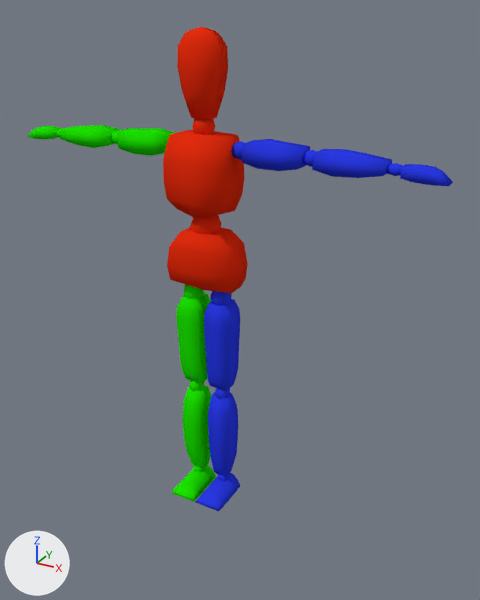
The Blender file Assets/Models/motodachi.blend as it was, and as the next commit left it.
The view is the same before and after, from a camera (50 mm lens) standing at (1.007, -1.621, 1.547) and looking at (0.096, 0.035, 0.719). The lights are fixed; the arrows at lower left show +X, +Y and +Z.
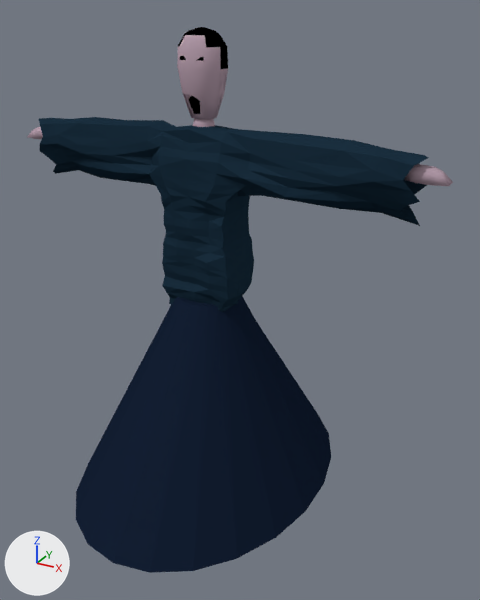
Boxes (x1, y1, x2, y2) around the edits, measured in the pictures (480 x 600 px; the box of a moved part takes in the faces that stretch with it):
'Circle', added (blue): after (76, 296, 331, 573)
'Cube', recoloured (red to grey): (27, 27, 453, 511) in both
'Cube.001', added (blue): after (39, 117, 429, 312)
part 1 of me_cube_001, deleted: before (110, 128, 317, 391)
part 2 of me_cube_001, moved or reshaped: before (312, 149, 453, 186); after (404, 164, 453, 186)
part 3 of me_cube_001, cut back: before (183, 385, 238, 478)
part 4 of me_cube_001, moved or reshaped: (177, 35, 220, 119) in both
part 5 of me_cube_001, moved or reshaped: before (27, 125, 119, 148); after (27, 127, 43, 139)
part 6 of me_cube_001, recoloured (blue): before (195, 163, 403, 511)
part 7 of me_cube_001, recoloured (green): before (56, 128, 216, 502)
part 8 of me_cube_001, recoloured (red to grey): (179, 48, 228, 127) in both
part 9 of me_cube_001, recoloured (red to black): (184, 27, 228, 70) in both

Patch to the scene script:
```diff
--- a/Assets/Models/motodachi.blend.py
+++ b/Assets/Models/motodachi.blend.py
@@ mat_blue @@
 mat_blue = diffuse_material('Blue')
-mat_blue.base_color = (0.0242, 0.0433, 0.8)  # blue #2b3be7
+mat_blue.base_color = (0.0, 0.0, 0.0)  # black #000000
@@ mat_dark @@
+mat_dark = diffuse_material('Dark')
+mat_dark.base_color = (0.0, 0.0, 0.0)  # black #000000
@@ mat_skin @@
+mat_skin = diffuse_material('Skin')
+mat_skin.base_color = (0.477, 0.347, 0.424)  # grey #b89fae
@@ mat_hakama @@
+mat_hakama = diffuse_material('Hakama')
+mat_hakama.base_color = (0.0107, 0.0286, 0.0495)  # dark blue #1b2f3f
@@ mat_material @@
+mat_material = diffuse_material('Material')
+mat_material.base_color = (0.00732, 0.0148, 0.0352)  # dark blue #152035
@@ me_cube_001 @@
 # used by ob_cube; location = (0.0, 0.0, 0.0)
-me_cube_001.from_pydata(...)  # 858 vertices, 788 faces, 8 loose edges; spans x -0.688..0.688, y -0.114..0.072, z 0.001..1.5
+me_cube_001.from_pydata(...)  # 507 vertices, 469 faces, 8 loose edges; spans x -0.688..0.688, y -0.114..0.067, z 0.001..1.5
+# me_cube_001 part 1: 11 loose pieces with 294 vertices, spanning x -0.351..0.351, y -0.079..0.072, z 0.412..1.225, are deleted
+# me_cube_001 part 2
+# 28 faces are deleted
+# 28 new faces join them, mat_skin (grey #b89fae)
+# me_cube_001 part 3
+# 72 vertices are removed from x -0.086..0.086, y -0.039..0.043, z 0.06..0.383
+# 66 faces are deleted
+# 8 loose edges are deleted
+# 8 loose edges are added
+# me_cube_001 part 4
+# 124 faces are deleted
+# 15 vertices are added at x -0.036..0.038, y -0.061..-0.034, z 1.281..1.43
+# 63 new faces join them, mat_skin (grey #b89fae)
+# 78 new faces join them, mat_dark (black #000000)
+# me_cube_001 part 5
+# 28 faces are deleted
+# 28 new faces join them, mat_skin (grey #b89fae)
+# me_cube_001 part 6: 104 faces spanning x 0.002..0.688, y -0.114..0.057, z 0.001..1.208 switch from mat_blue (blue #2b3be7) to mat_skin (grey #b89fae)
+# me_cube_001 part 7: 104 faces spanning x -0.688..-0.002, y -0.114..0.057, z 0.001..1.208 switch from mat_green (green #1de700) to mat_skin (grey #b89fae)
+# me_cube_001 part 8: 50 faces spanning x -0.068..0.068, y -0.067..0.058, z 1.202..1.453 switch from mat_red (red #e72e10) to mat_skin (grey #b89fae)
+# me_cube_001 part 9: 70 faces spanning x -0.068..0.068, y -0.044..0.067, z 1.333..1.5 switch from mat_red (red #e72e10) to mat_dark (black #000000)
@@ me_cube_002 @@
+me_cube_002.from_pydata(...)  # 528 vertices, 512 faces; spans x -4.31..4.27, y -0.97..0.94, z -1.09..1.0
+me_cube_002.materials.append(mat_hakama)  # dark blue #1b2f3f
@@ me_circle @@
+me_circle.from_pydata(...)  # 44 vertices, 23 faces; spans x -0.393..0.393, y -0.537..0.532, z 0.102..0.733
+me_circle.materials.append(mat_material)  # dark blue #152035
@@ ob_cube_001 @@
+ob_cube_001 = bpy.data.objects.new('Cube.001', me_cube_002)
+ob_cube_001.location = (-0.005, -0.002, 0.952)
+ob_cube_001.scale = (-0.148, -0.0975, -0.273)
@@ ob_circle @@
+ob_circle = bpy.data.objects.new('Circle', me_circle)
+ob_circle.location = (0.0, 0.0, 0.0)
```
